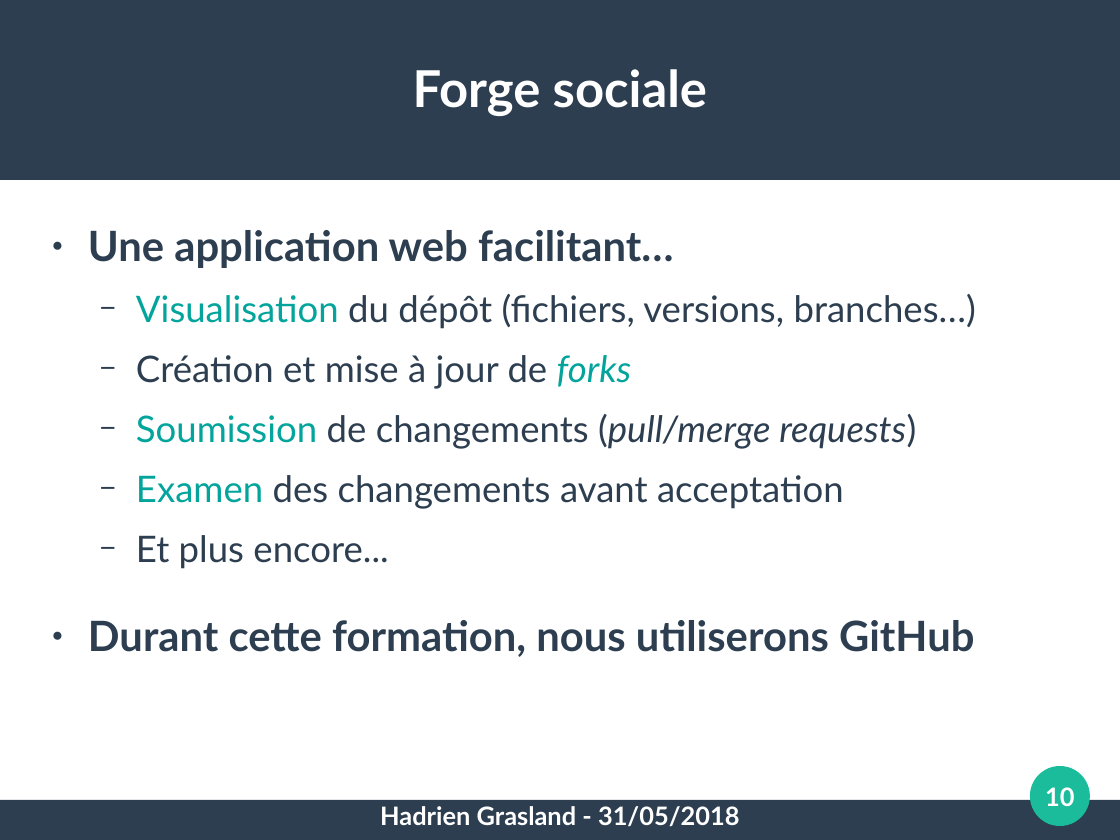
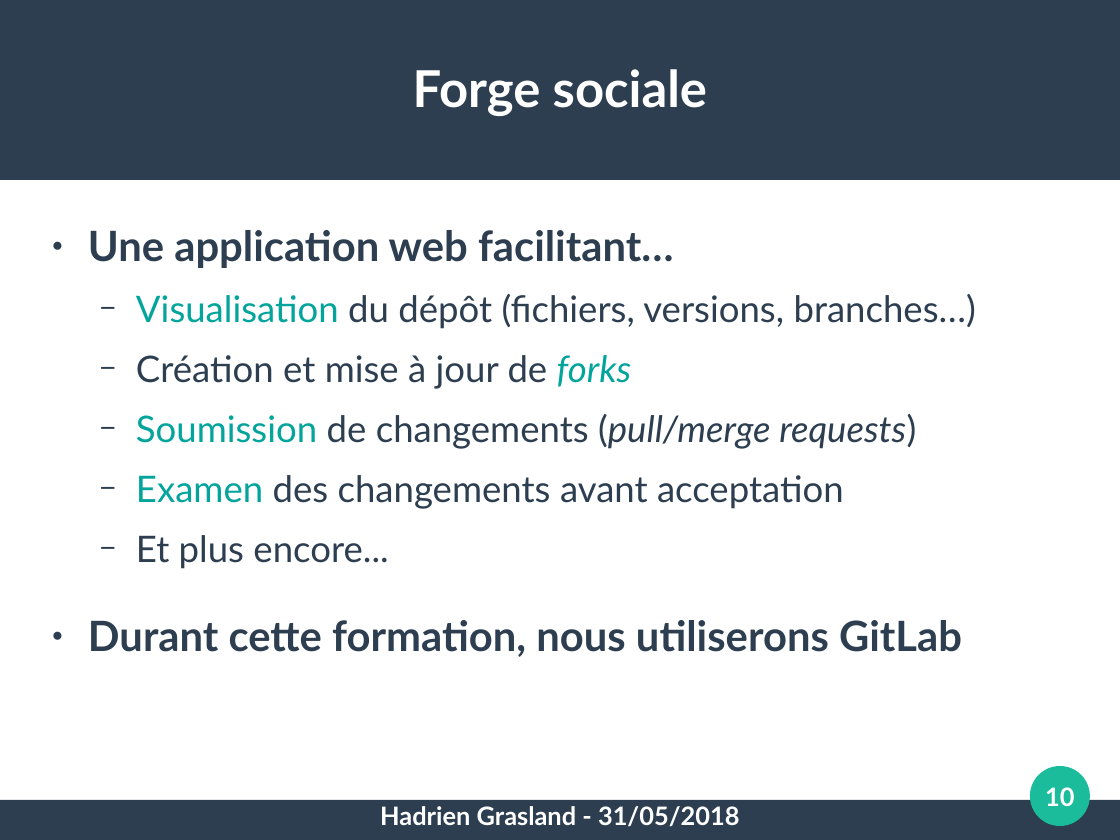
Before and after one commit to pushou/formation-git, a slide deck: slide 10 of 5-Reseau.odp. Drawn at 1120x840 pixels with LibreOffice and Linux fonts; fonts in the diff are those of the drawing. Boxes give left, top, right and bottom in pixels: in the first picture for what was removed or moved away, otherwise in the second. Text is boxed around its words. In the diff, an @@ line names an element or a change of style, - is before the commit and + after.

```diff
--- a/5-Reseau.odp
+++ b/5-Reseau.odp
@@ text at bbox=[88, 620, 962, 657]: text changed @@
-● Durant cette formation, nous utiliserons GitHub
+● Durant cette formation, nous utiliserons GitLab
```
Also in this commit, not shown: 2 other slides changed, 1 other file.
